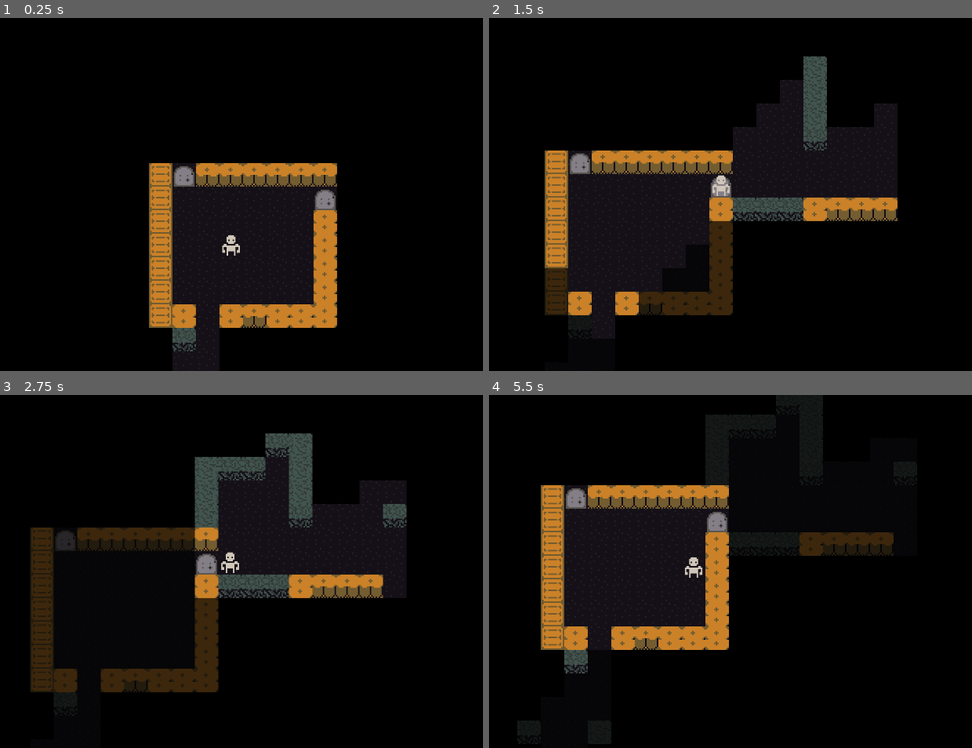
Above: before the commit, frames 1-4 (two rows, left to right).
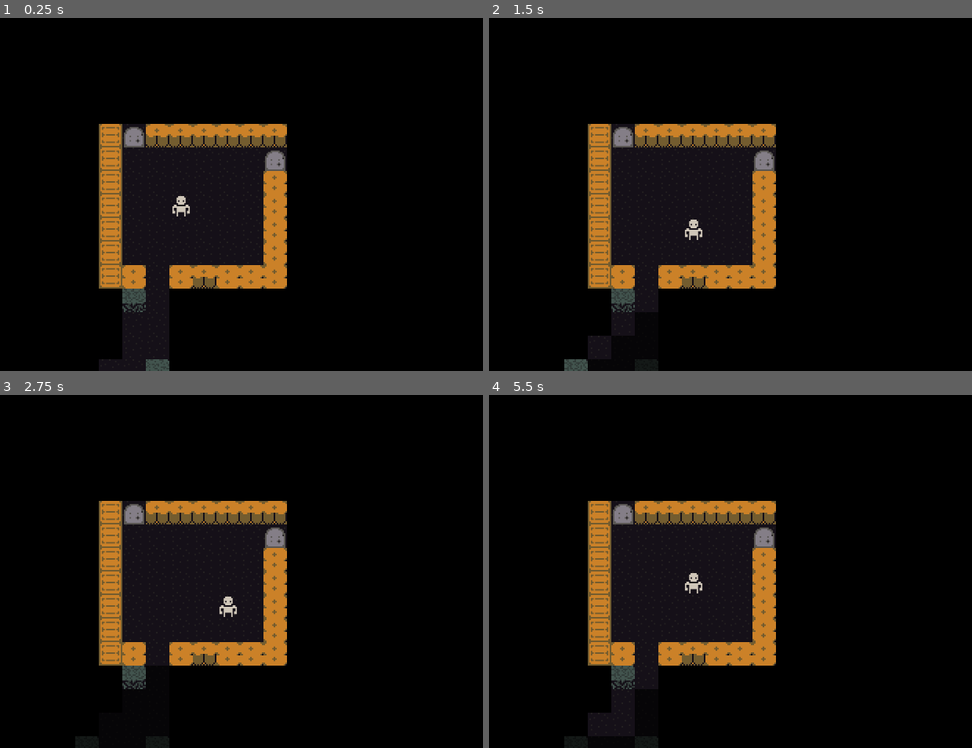
Above: after the commit, the same moments.

Repository: maxwell-github78/godot-roguelike
Game: Godot game, scene res://Game/game.tscn
The game is run twice, just before and just after one commit, with the same random seed, the same clock (stepped at 60 frames per second) and the same inputs.
Inputs (mouse positions are in pixels of both pictures, inside the frame that each line leads up to):
- Up to frame 1 (0.25 s): no input
- Up to frame 2 (1.5 s): move the mouse to (798, 176) at 0.52 s; hold Right (ui_right) 0.53-1.28 s; click (798, 176) at 0.67 s; move the mouse to (532, 212) at 1.27 s; hold Down (ui_down) from 1.28 s (still down)
- Up to frame 3 (2.75 s): move the mouse to (231, 493) at 2.02 s; release Down (ui_down) at 2.03 s; hold Right (ui_right) from 2.03 s (still down)
- Up to frame 4 (5.5 s): move the mouse to (629, 642) at 2.77 s; release Right (ui_right) at 2.78 s; hold Up (ui_up) 2.78-3.53 s; click (629, 642) at 2.92 s; move the mouse to (846, 624) at 3.52 s; hold Left (ui_left) 3.53-5.03 s; move the mouse to (outside the picture) at 4.27 s; tap Enter at 5 s; move the mouse to (691, 571) at 5.02 s; hold Down (ui_down) from 5.03 s (still down); click (691, 571) at 5.17 s

The runs differ from the first frame. In frame 1, 17% of the frame differs, in the area x 20-70%, y 30-100%; in frame 2, 19%; in frame 3, 20%, in the area x 6-85%, y 10-100%; in frame 4, 18%.

Commit message:
Added animations and  interruptions (will be reworked)

Diff:
--- a/Entities/Actors/Actions/action.gd
+++ b/Entities/Actors/Actions/action.gd
@@ -1,5 +1,5 @@
 class_name Action
 extends RefCounted
 
-func perform(game: Game, entity: Entity) -> void:
+func perform(_game: Game, _entity: Entity) -> void:
 	pass
--- a/Entities/Actors/Actions/action_with_direction.gd
+++ b/Entities/Actors/Actions/action_with_direction.gd
@@ -8,5 +8,5 @@
 	offset = Vector2i(dx, dy)
 
 
-func perform(game: Game, entity: Entity) -> void:
+func perform(_game: Game, _entity: Entity) -> void:
 	pass
--- a/Entities/Actors/Actions/bump_action.gd
+++ b/Entities/Actors/Actions/bump_action.gd
@@ -5,7 +5,8 @@
 func perform(game: Game, entity: Entity) -> void:
 	var destination := Vector2i(entity.grid_position + offset)
 
-	if game.get_map_data().get_blocking_entity_at_location(destination):
-		MeleeAction.new(offset.x, offset.y).perform(game, entity)
+	var blocking_entity := game.get_map_data().get_blocking_entity_at_location(destination)
+	if blocking_entity and blocking_entity.team in entity.enemy_teams:
+		game.event_queue.push_front(Event.new(MeleeAction.new(offset.x, offset.y), entity))
 	else:
-		MovementAction.new(offset.x, offset.y).perform(game, entity)
+		game.event_queue.push_front(Event.new(MovementAction.new(offset.x, offset.y), entity))
--- a/Entities/Actors/Actions/escape_action.gd
+++ b/Entities/Actors/Actions/escape_action.gd
@@ -1,5 +1,5 @@
 class_name EscapeAction
 extends Action
 
-func perform(game: Game, entity: Entity) -> void:
+func perform(game: Game, _entity: Entity) -> void:
 	game.get_tree().quit()
--- a/Entities/Actors/Actions/melee_action.gd
+++ b/Entities/Actors/Actions/melee_action.gd
@@ -1,17 +1,15 @@
 class_name MeleeAction
 extends ActionWithDirection
+
+const time: float = 0.1
 
 func perform(game: Game, entity: Entity) -> void:
 	var destination := Vector2i(entity.grid_position + offset)
 	var target: Entity = game.get_map_data().get_blocking_entity_at_location(destination)
 	if not target:
 		return
-
-	var trans := Tween.TRANS_SPRING
-	var movement_tween := entity.create_tween()
-	movement_tween.tween_property(entity, "position",
-	Vector2(Grid.grid_to_world(entity.grid_position)) + 0.5 * Vector2(Grid.grid_to_world(offset)),
-	 0.1).set_trans(trans)
-	movement_tween.tween_property(entity, "position",
-	Vector2(Grid.grid_to_world(entity.grid_position)), 0.1).set_trans(trans)
+	var tween = entity.create_tween()
+	tween.tween_property(entity, "position", Vector2(Grid.grid_to_world(entity.grid_position)) + 0.2 * Grid.grid_to_world(offset), 0.1)
+	tween.tween_property(entity, "position", Vector2(Grid.grid_to_world(entity.grid_position)), 0.1)
 	#print(entity.get_entity_name() + " kicks the %s, much to its annoyance!" % target.get_entity_name())
+	#Interruption_Animation.new(game, movement_tween)
--- a/Entities/Actors/Actions/movement_action.gd
+++ b/Entities/Actors/Actions/movement_action.gd
@@ -12,3 +12,7 @@
 	if game.get_map_data().get_blocking_entity_at_location(destination):
 		return
 	entity.move(offset)
+	var tween = entity.create_tween()
+	tween.tween_property(entity, "position", Vector2(Grid.grid_to_world(destination)), 0.1)
+	if entity.visible:
+		Interruption_Animation.new(game, tween)
--- a/Entities/entity.gd
+++ b/Entities/entity.gd
@@ -9,13 +9,17 @@
 var team: String
 var enemy_teams: Array[String]
 
+var tweens: Array[Tween] = []
+var current_tween: Tween
+const max_number_tweens: int = 3
+
 @export var movement_animation_time: float = 0.1
 
 var grid_position: Vector2i:
 	set(value):
 		grid_position = value
-		var movement_tween := create_tween()
-		movement_tween.tween_property(self, "position", Vector2(Grid.grid_to_world(grid_position)), movement_animation_time)
+		#var movement_tween := create_tween()
+		#movement_tween.tween_property(self, "position", Vector2(Grid.grid_to_world(grid_position)), movement_animation_time)
 
 func set_entity_type(entity_definition: EntityDefinition) -> void:
 	_definition = entity_definition
@@ -28,7 +32,34 @@
 func _init(start_position: Vector2i, entity_definition: EntityDefinition) -> void:
 	centered = false
 	grid_position = start_position
+	position = Grid.grid_to_world(grid_position)
 	set_entity_type(entity_definition)
+
+
+func _notification(what):
+	if what == NOTIFICATION_PARENTED:
+		if get_parent().has_signal("new_entity"):
+			get_parent().emit_signal("new_entity", self)
+
+func add_tween(tween: Tween):
+	tweens.append(tween)
+	tween.pause()
+	tween.finished.connect(_tween_finished)
+	if tweens.size() == 1 and not current_tween:
+		current_tween = tweens.pop_front()
+		current_tween.play()
+
+
+
+
+
+func _tween_finished():
+	current_tween = tweens.pop_front()
+	if current_tween:
+		current_tween.play()
+		return
+	position = Grid.grid_to_world(grid_position)
+
 
 func move(move_offset: Vector2i) -> void:
 	grid_position += move_offset
--- a/Entities/entity_definition.gd
+++ b/Entities/entity_definition.gd
@@ -6,7 +6,7 @@
 @export var texture: AtlasTexture
 
 @export_category("Mechanics")
-@export var speed: int = 24
+@export var speed: int = 25
 @export var team: String
 @export var enemy_teams: Array[String]
 @export var is_blocking_movement: bool = true
--- a/Game/Events/event.gd
+++ b/Game/Events/event.gd
@@ -1,5 +1,5 @@
 class_name Event
-extends Object
+extends RefCounted
 
 var action: Action
 var target: Entity
--- /dev/null
+++ b/Game/entity_manager.gd
@@ -0,0 +1,4 @@
+extends Node2D
+
+@warning_ignore("unused_signal") #Used by children
+signal new_entity(entity: Entity)
--- a/Game/game.gd
+++ b/Game/game.gd
@@ -12,8 +12,12 @@
 var event_queue: Array[Event] = []
 const required_energy: int = 100
 var current_entity: Entity
-var found_player_controlled: bool = false
+var player_controlled_entity: Entity
 var energised_npcs: Array[Entity] = []
+var current_index: int = 0
+var entities: Array[Entity]
+var interruptions: int
+var moves: Dictionary[Entity, Array] = {}
 
 var rng := RandomNumberGenerator.new()
 
@@ -27,63 +31,73 @@
 	map.generate(player, rng)
 	map.update_fov(player.grid_position)
 
-#REWRITE SYSTEM TO USE AN ACTION QUEUE AND AN ENERGY QUEUE
+#REWRITE ENERGY PASS SYSTEM TO USE A SENTINEL-LIKE SYSTEM
 
-func _physics_process(_delta: float) -> void:
+func _process(_delta: float) -> void:
+	#print(interruptions)
+	if interruptions > 0:
+		return
 	if event_queue.is_empty():
-		if not current_entity:
-			var entities := map.entities.get_children()
-			while not current_entity and energised_npcs.is_empty() and not entities.is_empty():
-				energy_pass(entities)
+		while not player_controlled_entity and not entities.is_empty():
+			current_entity = entities.pop_front()
+			entities.append(current_entity)
+			if Grid.a_within_b(current_entity.grid_position, player.grid_position, 10):
+				current_entity.energy += current_entity.speed
+			if current_entity.energy >= 100:
+				current_entity.energy -= 100
+				if current_entity.is_player_controlled:
+					player_controlled_entity = current_entity
+					break
+				else:
+					energised_npcs.append(current_entity)
 
 		for entity in energised_npcs:
-			event_queue.append(npc_action(entity))
+			event_queue.append(_npc_action(entity))
 		energised_npcs.clear()
 
-		if current_entity:
-			if player_action(current_entity):
-				event_queue.append(player_action(current_entity))
-				found_player_controlled = false
-				current_entity = null
+		if player_controlled_entity:
+			var event := _player_action(player_controlled_entity)
+			if event:
+				event_queue.append(event)
+				player_controlled_entity = null
 	else:
 		var event: Event
 		while not event_queue.is_empty():
+			if interruptions > 0:
+				return
 			event = event_queue.pop_front()
-			perform_action(event.action, event.target)
+			if event.target not in moves.keys():
+				moves[event.target] = []
+			if event.action is MovementAction:
+				moves[event.target].append(event.action.offset + event.target.grid_position)
+			if moves[event.target].size() >= event.target.max_number_tweens:
+				#print("Afterimage")
+				pass
+			_perform_action(event.action, event.target)
+		moves.clear()
 
 
-func energy_pass(entities: Array[Node]):
-	for entity in entities:
-		if Grid.a_within_b(player.grid_position, entity.grid_position, 15):
-			entity.energy += entity.speed
-			if entity.energy >= required_energy and not found_player_controlled:
-				entity.energy = 0
-				current_entity = entity
-				if current_entity.is_player_controlled:
-					found_player_controlled = true
-				else:
-					energised_npcs.append(current_entity)
-	if not found_player_controlled:
-		current_entity = null
 
-
-func perform_action(action: Action, entity: Entity):
+func _perform_action(action: Action, entity: Entity):
 	if action:
 		var previous_position := entity.grid_position
 		action.perform(self, entity)
 		if entity.grid_position != previous_position:
-			map.update_fov(player.grid_position) #Does not handle multiple fields of view
+			if entity.is_player_controlled:
+				map.update_fov(player.grid_position) #Does not handle multiple fields of view
+			else:
+				map.update_entity_visibility()
 		entity.energy = 0
 		return true
 	return false
 
-func player_action(entity: Entity) -> Event:
+func _player_action(entity: Entity) -> Event:
 	var action: Action = event_handler.get_action()
 	if action:
 		return Event.new(action, entity)
 	return null
 
-func npc_action(entity: Entity) -> Event:
+func _npc_action(entity: Entity) -> Event:
 	var action: Action = behaviour.get_action()
 	if action:
 		return Event.new(action, entity)
@@ -92,3 +106,10 @@
 
 func get_map_data() -> MapData:
 	return map.map_data
+
+func _on_entities_new_entity(entity: Entity) -> void:
+	entities.append(entity)
+
+func _on_entity_removed(entity: Entity):
+	var index = entities.rfind(entity)
+	entities.remove_at(index)
--- a/Game/game.tscn
+++ b/Game/game.tscn
@@ -6,8 +6,9 @@
 [ext_resource type="Script" uid="uid://c5mfpchya1hfk" path="res://Map/dungeon_generator.gd" id="4_jcm6v"]
 [ext_resource type="Script" uid="uid://cv4gcne0coebp" path="res://Map/tile_generator.gd" id="4_kul4i"]
 [ext_resource type="Script" uid="uid://l6mwn3et1kcx" path="res://Map/field_of_view.gd" id="4_qmv3x"]
-[ext_resource type="Script" uid="uid://wvqlumws0uxm" path="res://Game/entity_generator.gd" id="5_7gi1t"]
+[ext_resource type="Script" uid="uid://wvqlumws0uxm" path="res://Map/entity_generator.gd" id="5_7gi1t"]
 [ext_resource type="Script" uid="uid://cmxktajhpw02w" path="res://Game/camera.gd" id="5_fwxkx"]
+[ext_resource type="Script" uid="uid://h3e2bbsxsrdk" path="res://Game/entity_manager.gd" id="7_fsxsm"]
 [ext_resource type="Script" uid="uid://qlbb8spipex" path="res://Game/debug.gd" id="7_oomkl"]
 [ext_resource type="Script" uid="uid://crfhlycnauidr" path="res://Entities/Actors/behaviour.gd" id="8_7gi1t"]
 
@@ -34,6 +35,7 @@
 [node name="Tiles" type="Node2D" parent="Map" unique_id=261080215]
 
 [node name="Entities" type="Node2D" parent="Map" unique_id=1005672856]
+script = ExtResource("7_fsxsm")
 
 [node name="EventHandler" type="Node" parent="." unique_id=1280670172]
 script = ExtResource("3_7raqb")
@@ -57,4 +59,5 @@
 script = ExtResource("7_oomkl")
 default_all_lit = true
 
+[connection signal="new_entity" from="Map/Entities" to="." method="_on_entities_new_entity"]
 [connection signal="light_debug_changed" from="Debug" to="Map" method="_on_debug_light_debug_changed"]
--- /dev/null
+++ b/Game/interruption_animation.gd
@@ -0,0 +1,23 @@
+class_name Interruption_Animation
+extends Object
+
+var game: Game
+var rng := RandomNumberGenerator.new()
+var id = rng.randi()
+
+var start_time: float
+
+
+func _init(in_game: Game, tween: Tween):
+	game = in_game
+	tween.finished.connect(_finished)
+	_started()
+
+func _finished():
+	#print("finished", Time.get_unix_time_from_system() - start_time)
+	game.interruptions -= 1
+
+func _started():
+	#print("started")
+	start_time = Time.get_unix_time_from_system()
+	game.interruptions += 1
--- a/Map/dungeon_generator.gd
+++ b/Map/dungeon_generator.gd
@@ -7,7 +7,6 @@
 
 @onready var player_start_position: Vector2i = Vector2i( map_width / 2 + 3, map_height / 2 + 3)
 
-var _rng := RandomNumberGenerator.new()
 @onready var tile_generator: TileGenerator = $TileGenerator
 @onready var entity_generator: EntityGenerator = $EntityGenerator
 
--- a/Game/entity_generator.gd
+++ b/Map/entity_generator.gd
@@ -7,8 +7,9 @@
 
 var actor_types: Dictionary
 const feature_weights := {
-	"guard": [0,49],
-	"celestial": [50, 99],
+	"guard": [100,39],
+	"celestial": [140, 69],
+	"imp": [0, 99],
 }
 
 func _ready() -> void:
@@ -24,7 +25,7 @@
 	var tile: Tile
 	assert(n_monsters < dungeon.floor_grid_positions.size())
 	var monster_count: int = 0
-	while monster_count <= n_monsters:
+	while monster_count < n_monsters:
 		index = rng.randi_range(0, dungeon.floor_grid_positions.size() - 1)
 		grid_position = dungeon.floor_grid_positions.pop_at(index)
 		distance_from_player_start = grid_position - dungeon.player_start_position
--- a/Map/map.gd
+++ b/Map/map.gd
@@ -23,7 +23,10 @@
 
 func update_fov(player_position: Vector2i) -> void:
 	field_of_view.update_fov(map_data, player_position, 8)
+	update_entity_visibility()
 
+
+func update_entity_visibility() -> void:
 	for entity in map_data.entities:
 		entity.visible = map_data.get_tile(entity.grid_position).is_in_view
 
--- a/assets/definitions/actors/celestial.tres
+++ b/assets/definitions/actors/celestial.tres
@@ -11,7 +11,7 @@
 script = ExtResource("1_w40yj")
 name = "Celestial"
 texture = SubResource("AtlasTexture_uhw10")
-speed = 18
+speed = 20
 team = "monster"
 enemy_teams = Array[String](["player"])
 metadata/_custom_type_script = "uid://g2m5qy2gksda"
--- a/assets/definitions/actors/guard.tres
+++ b/assets/definitions/actors/guard.tres
@@ -11,7 +11,7 @@
 script = ExtResource("1_mdsvi")
 name = "Guard"
 texture = SubResource("AtlasTexture_073yn")
-speed = 8
+speed = 10
 team = "monster"
 enemy_teams = Array[String](["player"])
 metadata/_custom_type_script = "uid://g2m5qy2gksda"
--- /dev/null
+++ b/assets/definitions/actors/imp.tres
@@ -0,0 +1,17 @@
+[gd_resource type="Resource" script_class="EntityDefinition" format=3 uid="uid://ca4i4q3ldw35x"]
+
+[ext_resource type="Script" uid="uid://g2m5qy2gksda" path="res://Entities/entity_definition.gd" id="1_l77o8"]
+[ext_resource type="Texture2D" uid="uid://cndehvpil7l60" path="res://assets/textures/colored-transparent_packed.png" id="2_maknh"]
+
+[sub_resource type="AtlasTexture" id="AtlasTexture_e7kyi"]
+atlas = ExtResource("2_maknh")
+region = Rect2(416, 48, 16, 16)
+
+[resource]
+script = ExtResource("1_l77o8")
+name = "Imp"
+texture = SubResource("AtlasTexture_e7kyi")
+speed = 50
+team = "monster"
+enemy_teams = Array[String](["player"])
+metadata/_custom_type_script = "uid://g2m5qy2gksda"
Not shown, added: Game/entity_manager.gd.uid
Not shown, added: Game/interruption_animation.gd.uid
Renamed: Game/entity_generator.gd.uid -> Map/entity_generator.gd.uid
